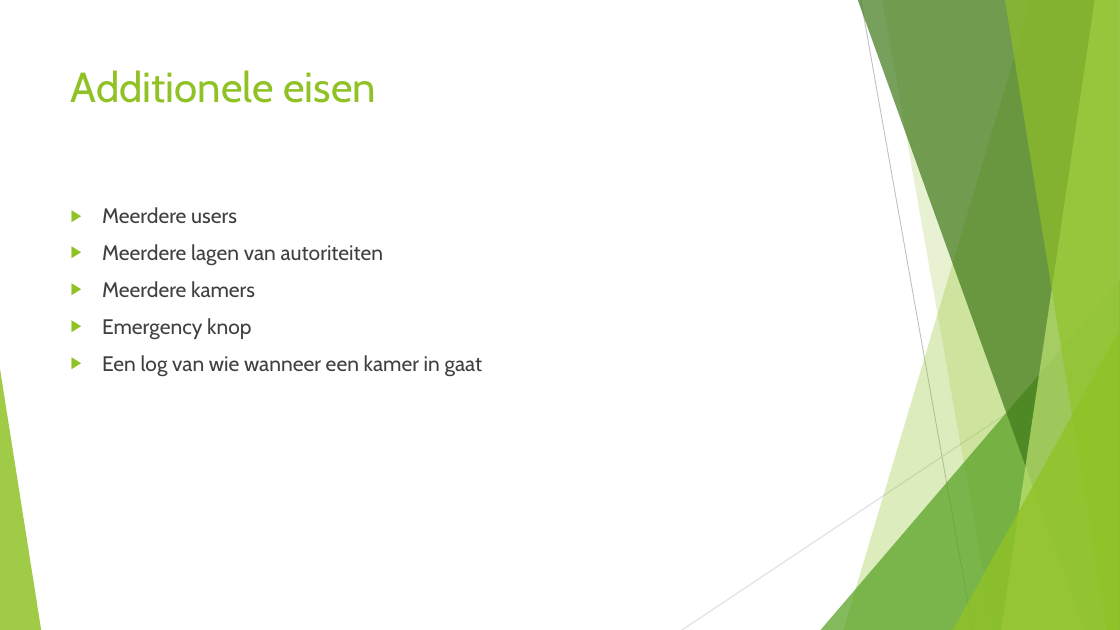
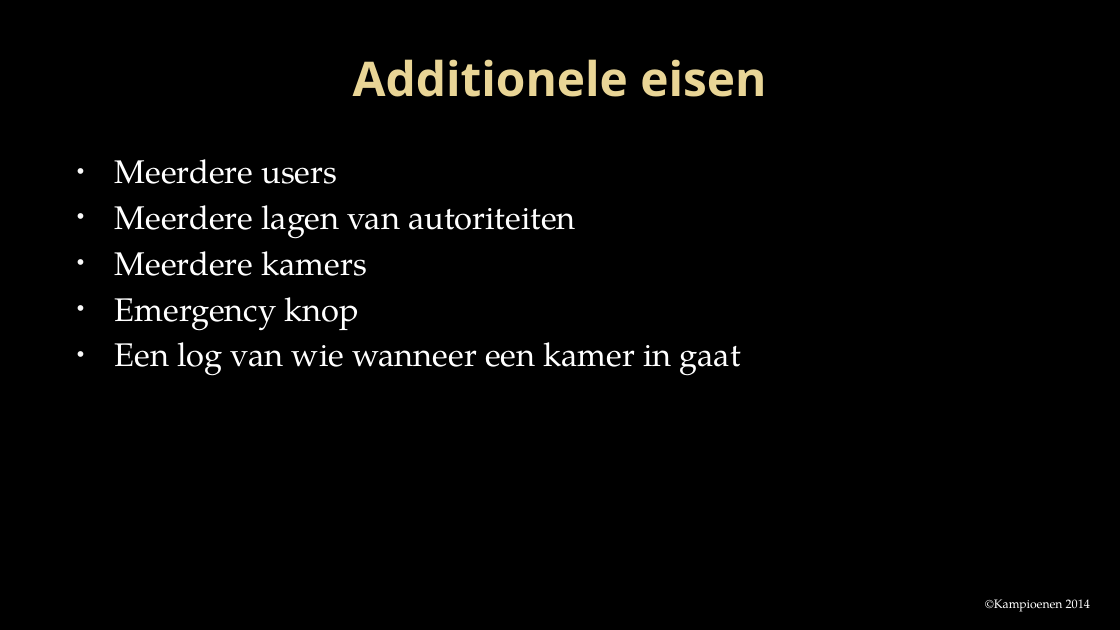
Before and after one commit to Projectgroep-18/Beveiligde-Pasjes, a slide deck: slide 5 of presentatie/Project beveiligde pasjes.pptx. Drawn at 1120x630 pixels with LibreOffice and Linux fonts; fonts in the diff are those of the drawing; background and template pictures are left out. Boxes give left, top, right and bottom in pixels: in the first picture for what was removed or moved away, otherwise in the second. Text is boxed around its words. In the diff, an @@ line names an element or a change of style, - is before the commit and + after.

```diff
--- a/presentatie/Project beveiligde pasjes.pptx
+++ b/presentatie/Project beveiligde pasjes.pptx
@@ background #FFFFFF to picture (left out) @@
@@ title "Additionele eisen": place and size @@
-title "Additionele eisen" at [71, 70, 376, 103]
+title "Additionele eisen" at [353, 59, 766, 97]
@@ title "Additionele eisen" at [353, 59, 766, 97]: size 36 to 41 pt, font Cabin to Open Sans, text colour #90C226 to gradient #EAD696 to #E7D081, bold on; alignment left to centre; vertical alignment top to middle @@
@@ text "Meerdere users": place and size @@
-text "Meerdere users" at [102, 207, 483, 377]
+text "Meerdere users" at [115, 159, 741, 376]
@@ text "Meerdere users" at [115, 159, 741, 376]: size 18 to 28 pt, font Cabin to TeX Gyre Pagella, text colour #404040 to #FFFFFF; bullet ▶ to •; less space between paragraphs; bullet colour #90C226 to #F9F9F9 @@
@@ group removed at [0, 0, 1120, 630]: 5 freeform shapes, 3 triangles, 2 lines @@
@@ text added at [985, 599, 1090, 612], 10.5 pt, text #FFFFFF @@
+©Kampioenen 2014
```
Also in this commit, not shown: 8 other slides changed, 2 slides added, 3 slides removed.
